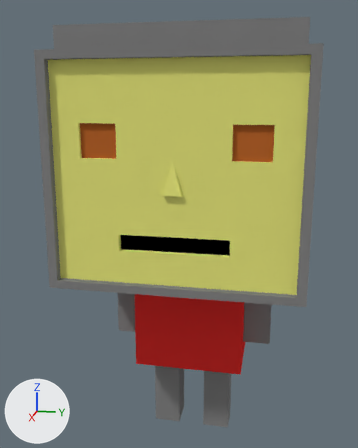
The Blender file Meshes/Characters/Soldier.blend: old version first, new version second.
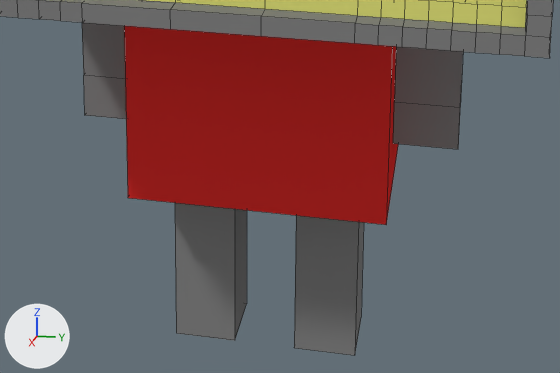
Old and new are each drawn whole from a 50 mm camera at (4.54, 0.75, 3.19) aimed at (0.01, -0.15, 2.06) and again close up on the part from 24% to 87% of the width and 63% to 97% of the height. The lights are fixed; the arrows at lower left show +X, +Y and +Z. The close-ups show mesh edges as thin lines.

Objects in the first close-up: 'Chest', 'Head', 'Left Arm', 'Left Leg', 'Right Arm', 'Right Leg'.
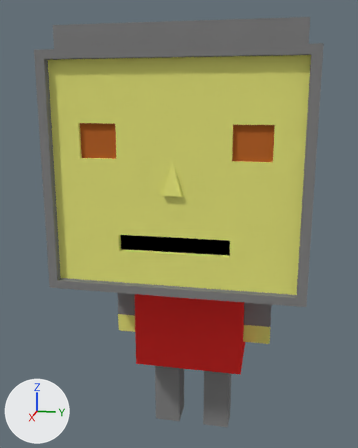
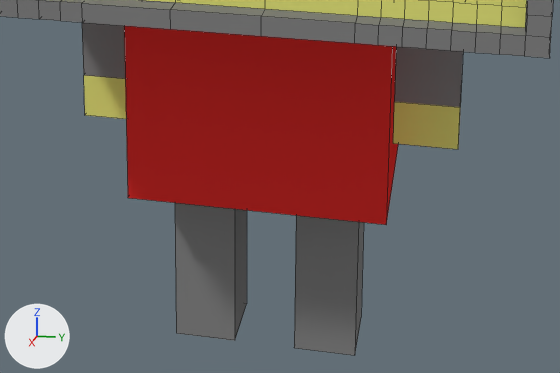
Commit message: Added a Soldier Archer

What differs and where, as boxes (x1, y1, x2, y2) in the close-ups (560 x 373 px):
part 1 of me_cube_001, recoloured (grey to yellow)
    both: (84, 75, 126, 119)
part 2 of me_cube_002, recoloured (grey to yellow)
    both: (393, 102, 461, 149)

Patch to the scene script:
```diff
--- a/Meshes/Characters/Soldier.blend.py
+++ b/Meshes/Characters/Soldier.blend.py
@@ me_cube_001 @@
 me_cube_001.from_pydata(...)  # 12 vertices, 8 faces; spans x -0.125..0.125, y -0.093..0.157, z -0.294..0.294
 # used by ob_right_arm; location = (0.0, -0.657, 1.25)
+# me_cube_001 part 1: all 4 faces centred in x -0.125..0.125, y -0.093..0.032, z -0.294..-0.205 switch from mat_armor (grey #838383) to mat_skin (yellow #e7e77c)
@@ me_cube_002 @@
 me_cube_002.from_pydata(...)  # 12 vertices, 10 faces; spans x -0.125..0.125, y -0.125..0.125, z -0.294..0.294
 # used by ob_left_arm; location = (0.0, 0.625, 1.25)
+# me_cube_002 part 2: all 5 faces centred in x -0.125..0.125, y -0.125..0.125, z -0.294..-0.205 switch from mat_armor (grey #838383) to mat_skin (yellow #e7e77c)
```
